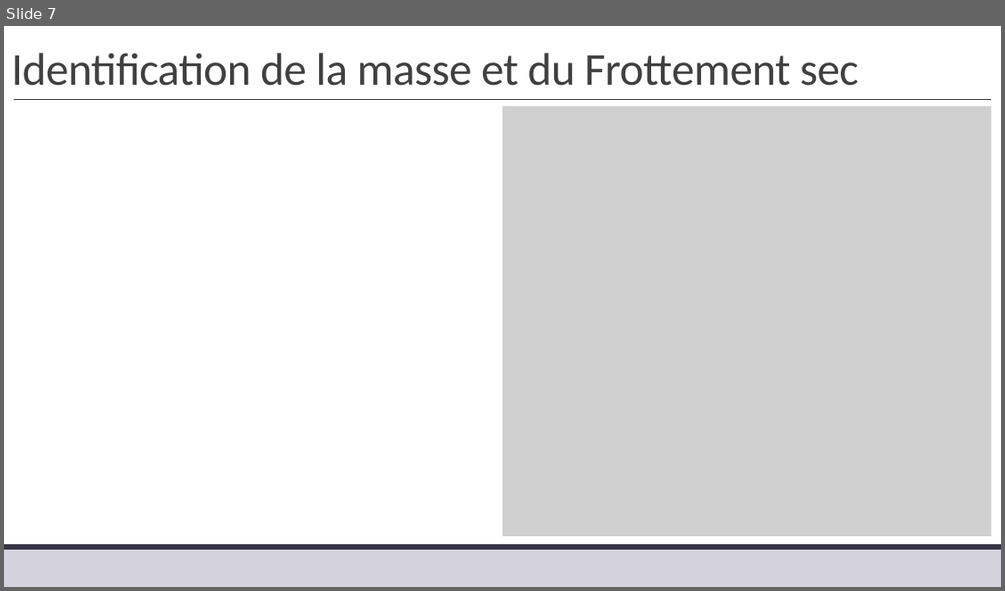
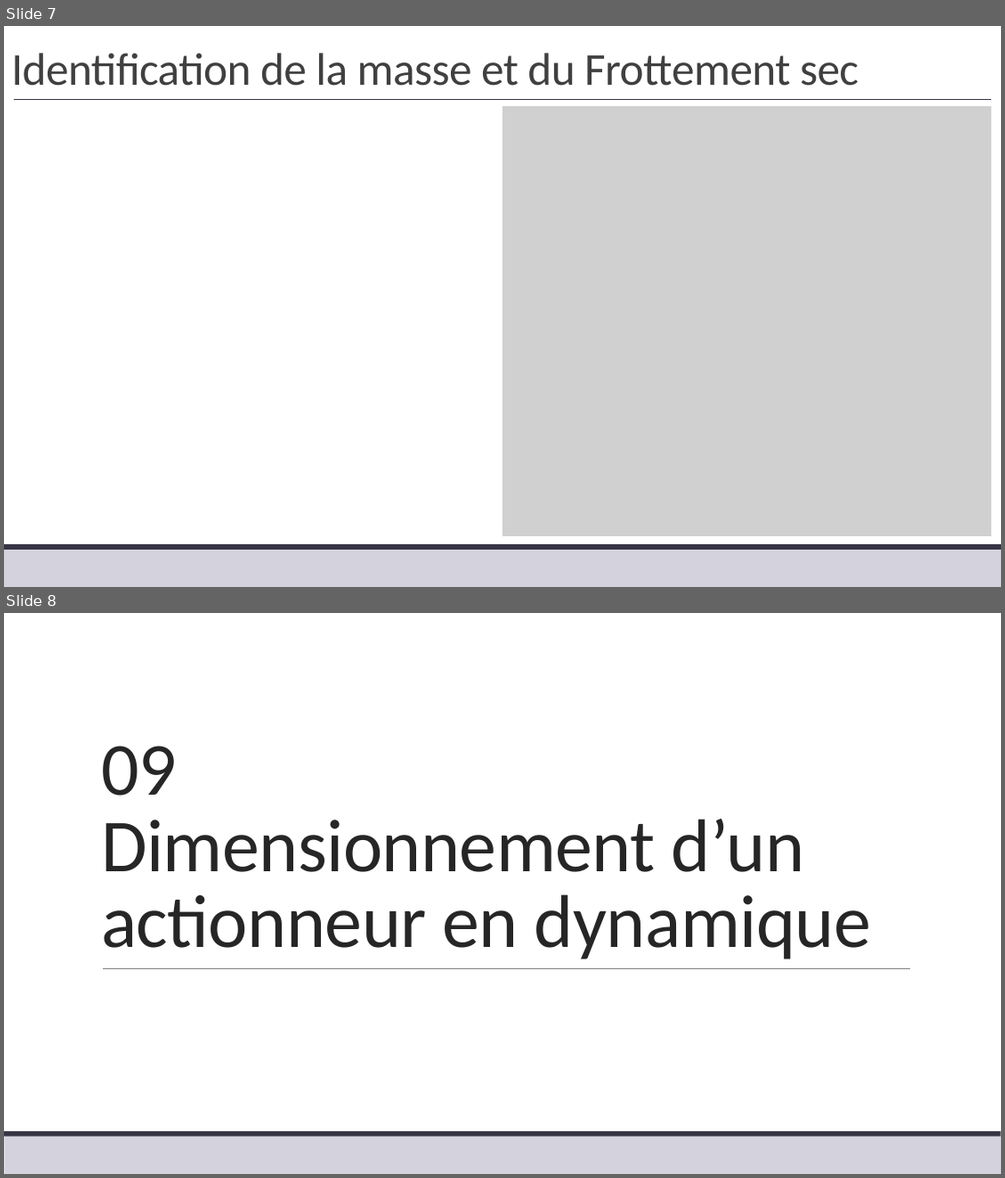
Before and after one commit to xpessoles/TP_Corriges, a slide deck: 04_Comax/04_Comax_Corrige.pptx. Shown one above the other, each under a label of ours: slide 7 before the commit, slides 7 and 8 after it. The pictures are 1005x591 and 1005x1178 pixels, drawn with LibreOffice and Linux fonts; fonts in the diff are those of the drawing; grey boxes stand for pictures. Boxes give left, top, right and bottom in pixels: in the first picture for what was removed or moved away, otherwise in the second. Text is boxed around its words. In the diff, an @@ line names an element or a change of style, - is before the commit and + after.

```diff
--- a/04_Comax/04_Comax_Corrige.pptx
+++ b/04_Comax/04_Comax_Corrige.pptx
@@ slide 8 added at bbox=[4, 613, 1001, 1174], background #FFFFFF; not listed: 2 template elements that a slide beside it also shows @@
@@ title added at bbox=[101, 746, 871, 959], 72 pt, text #262626 @@
+09
+Dimensionnement d’un actionneur en dynamique
@@ line added from (103, 968) to (910, 968), #808080 0.5 pt @@
```
Also in this commit, not shown: 2 other slides added.
